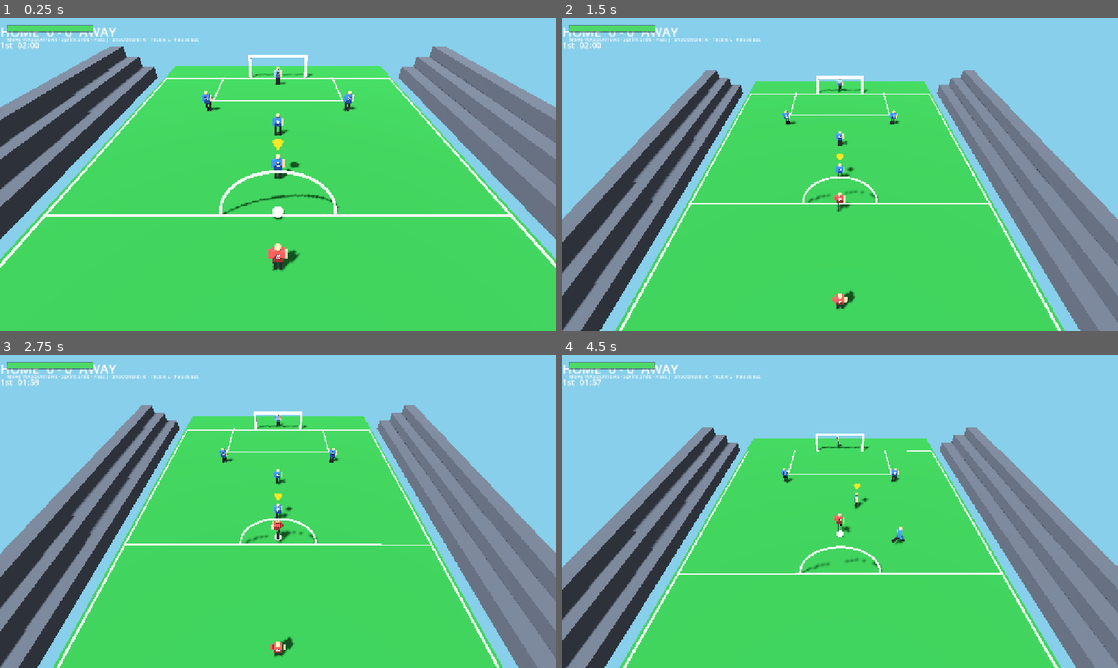
Above: before the commit, frames 1-4 (two rows, left to right).
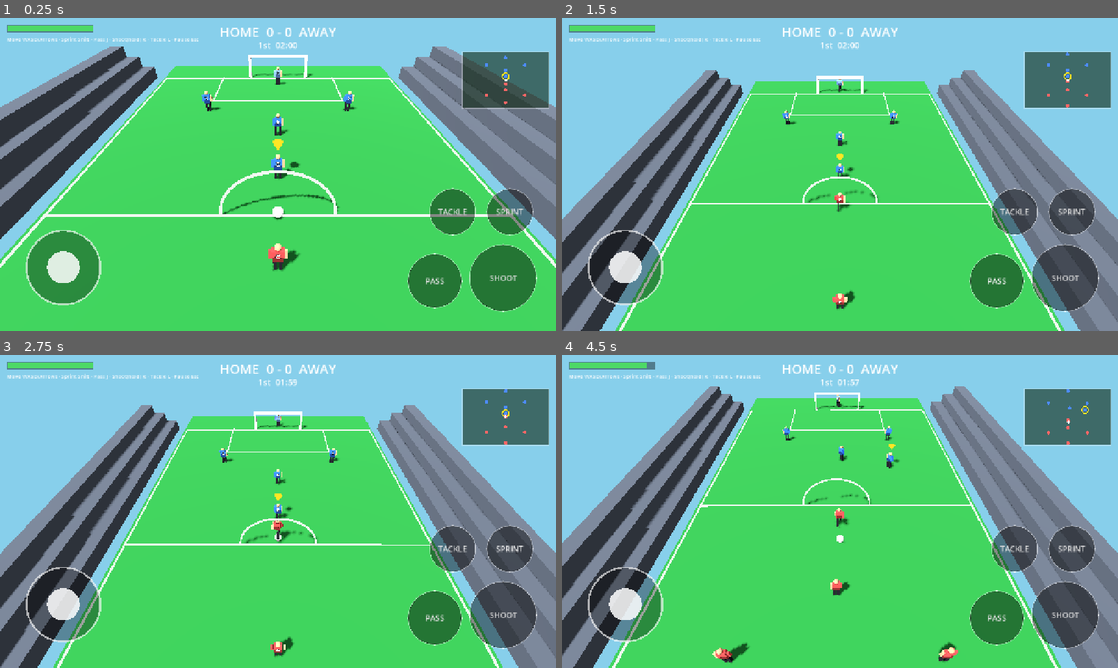
Above: after the commit, the same moments.

Repository: ukemeikot/flick-soccer
Game: Godot game, scene res://scenes/Match.tscn
Two runs of this game, one before a commit and one after it. Both use one fixed random seed, a clock stepped at 60 frames per second and the inputs below. This scene is started directly instead of the project's main scene.
Inputs (mouse positions are in pixels of both pictures, inside the frame that each line leads up to):
- Up to frame 1 (0.25 s): no input
- Up to frame 2 (1.5 s): click (1062, 277) at 0.5 s, where only the run after the commit has a clickable "SHOOT"; click (995, 280) at 1.25 s, where only the run after the commit has a clickable "PASS"
- Up to frame 3 (2.75 s): click (511, 549) at 2 s, where only the run after the commit has a clickable "SPRINT"
- Up to frame 4 (4.5 s): click (1012, 549) at 2.75 s, where only the run after the commit has a clickable "TACKLE"; move the mouse to (962, 495) at 3.52 s; hold D (move_right) 3.53-4.25 s; hold Shift (sprint) 3.53-4.25 s; click (962, 495) at 3.67 s; tap Space at 3.77 s; tap L (tackle) at 3.8 s; drag from (728, 527) to (812, 574) at 4.27 s

The runs differ from the first frame. In frame 1, 11% of the frame differs, in the area x 0-99%, y 3-94%; in frame 2, 11%; in frame 3, 11%; in frame 4, 35%, in the area x 0-100%, y 2-100%.

Commit message:
fix(godot): HUD/touch/radar were size-0 under CanvasLayer — fit to viewport
Controls (Control nodes) under a CanvasLayer collapsed to (0,0), so the score sat
top-left and the joystick/buttons/radar rendered off-screen. HUD and TouchControls
now size themselves to the viewport (and on resize). Verified on-device via
screenshot: centered scoreboard, visible joystick + Pass/Shoot/Sprint/Tackle
buttons, radar with active-player ring. Touch controls always show on mobile
(OS.get_name based). Re-exported exe + apk.

Diff:
--- a/soccer3d/scripts/input/TouchControls.gd
+++ b/soccer3d/scripts/input/TouchControls.gd
@@ -4,21 +4,28 @@
 ## Sprint / Tackle). Shown on touchscreens or any mobile export; drives the Touch singleton.
 
 func _ready() -> void:
-	set_anchors_preset(Control.PRESET_FULL_RECT)
 	mouse_filter = Control.MOUSE_FILTER_IGNORE
-	var show_touch := DisplayServer.is_touchscreen_available() or OS.has_feature("mobile")
-	visible = show_touch
-	if not show_touch:
+	_fit()
+	get_viewport().size_changed.connect(_fit)
+	# Hide only on a plain desktop PC (no touch). Show on Android/iOS/web/touch — always visible,
+	# DLS/eFootball style. (OS.get_name() is reliable where feature tags aren't.)
+	var desktop := OS.get_name() in ["Windows", "macOS", "Linux"]
+	visible = (not desktop) or DisplayServer.is_touchscreen_available()
+	if not visible:
 		return
 
 	var joy := TouchJoystick.new()
-	_place_bl(joy, 190, 190, 40, 40)
+	_place_bl(joy, 200, 200, 46, 46)
 	add_child(joy)
 
-	add_child(_hold_button("SHOOT", 150, 150, 40, 40, func(d): Touch.set_shoot(d)))
-	add_child(_tap_button("PASS", 120, 120, 210, 46, func(): Touch.press_pass()))
-	add_child(_hold_button("SPRINT", 104, 104, 46, 210, func(d): Touch.sprint = d))
-	add_child(_tap_button("TACKLE", 104, 104, 176, 210, func(): Touch.press_tackle()))
+	add_child(_hold_button("SHOOT", 156, 156, 44, 44, func(d): Touch.set_shoot(d)))
+	add_child(_tap_button("PASS", 126, 126, 216, 52, func(): Touch.press_pass()))
+	add_child(_hold_button("SPRINT", 108, 108, 52, 220, func(d): Touch.sprint = d))
+	add_child(_tap_button("TACKLE", 108, 108, 184, 220, func(): Touch.press_tackle()))
+
+func _fit() -> void:
+	position = Vector2.ZERO
+	size = get_viewport().get_visible_rect().size
 
 func _tap_button(text: String, w: int, h: int, mx: int, my: int, cb: Callable) -> Button:
 	var b := _make_button(text, w, h, mx, my)
--- a/soccer3d/scripts/input/VirtualJoystick.gd
+++ b/soccer3d/scripts/input/VirtualJoystick.gd
@@ -12,9 +12,9 @@
 
 func _draw() -> void:
 	var c := size / 2.0
-	draw_circle(c, radius, Color(1, 1, 1, 0.12))
-	draw_circle(c, radius, Color(1, 1, 1, 0.25), false, 3.0)
-	draw_circle(c + _knob, radius * 0.42, Color(1, 1, 1, 0.4))
+	draw_circle(c, radius, Color(0, 0, 0, 0.35))
+	draw_circle(c, radius, Color(1, 1, 1, 0.65), false, 4.0)
+	draw_circle(c + _knob, radius * 0.44, Color(1, 1, 1, 0.85))
 
 func _gui_input(event: InputEvent) -> void:
 	if event is InputEventScreenTouch or event is InputEventMouseButton:
--- a/soccer3d/scripts/ui/Hud.gd
+++ b/soccer3d/scripts/ui/Hud.gd
@@ -19,8 +19,9 @@
 var _radar: Radar
 
 func _ready() -> void:
-	set_anchors_preset(Control.PRESET_FULL_RECT)
 	mouse_filter = Control.MOUSE_FILTER_IGNORE
+	_fit()
+	get_viewport().size_changed.connect(_fit)
 
 	_score_label = _make_label("HOME  0 - 0  AWAY", 30)
 	_score_label.set_anchors_preset(Control.PRESET_TOP_WIDE)
@@ -94,6 +95,10 @@
 	_radar.offset_bottom = 208
 	_radar.world = world
 	add_child(_radar)
+
+func _fit() -> void:
+	position = Vector2.ZERO
+	size = get_viewport().get_visible_rect().size
 
 func _process(_delta: float) -> void:
 	if player != null:
